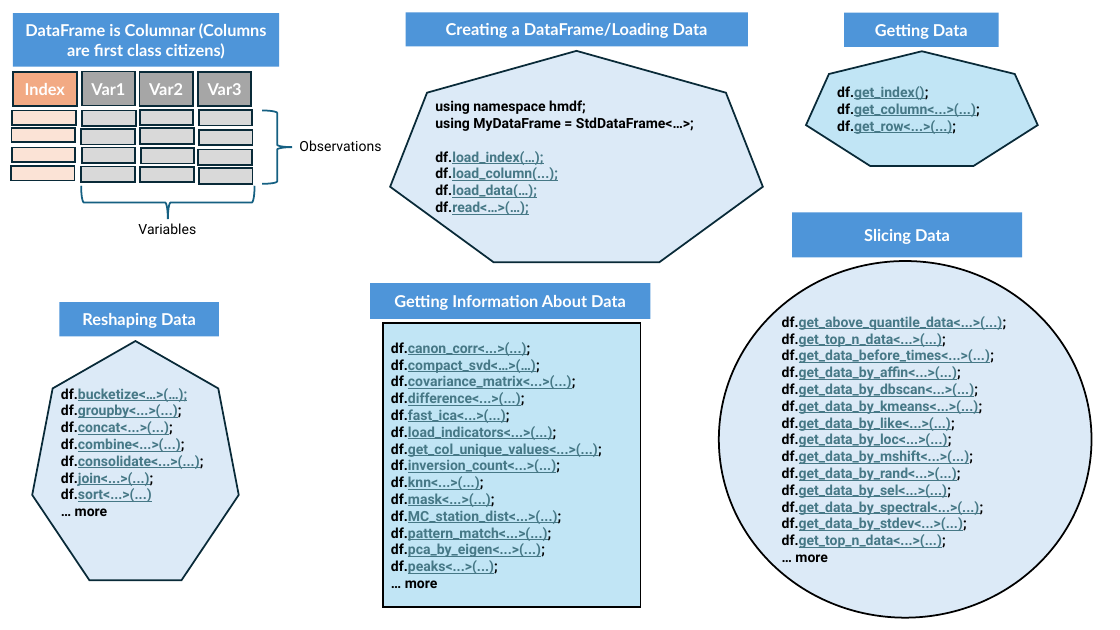
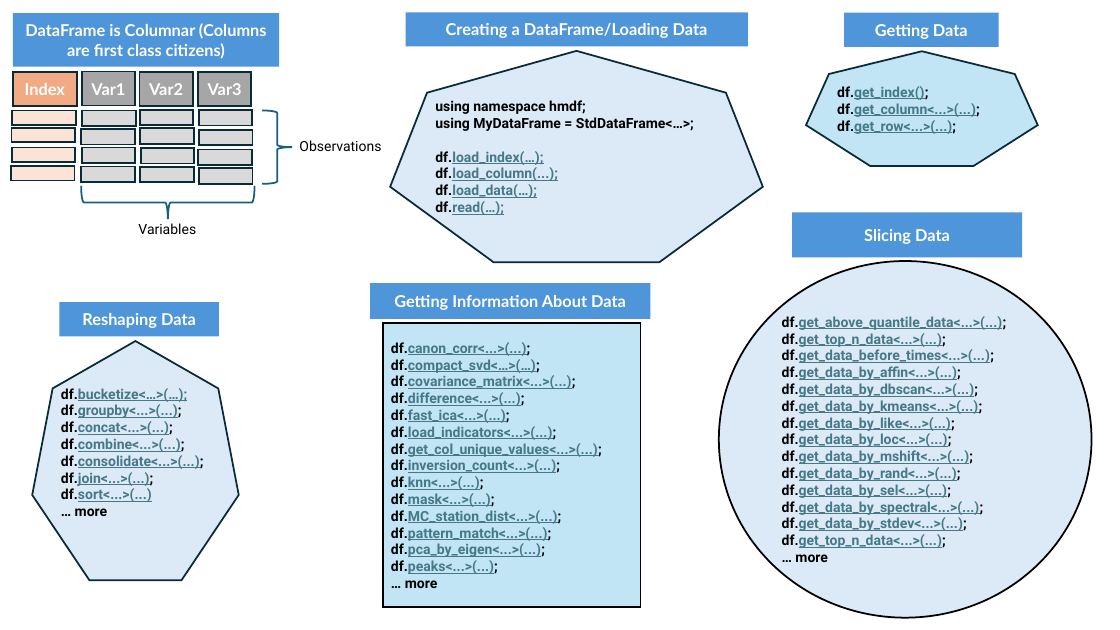
Before and after one commit to hosseinmoein/DataFrame, a slide deck: slide 1 of docs/CheatSheet.pptx. Drawn at 1120x630 pixels with LibreOffice and Linux fonts; fonts in the diff are those of the drawing. Boxes give left, top, right and bottom in pixels: in the first picture for what was removed or moved away, otherwise in the second. Text is boxed around its words. In the diff, an @@ line names an element or a change of style, - is before the commit and + after.

```diff
--- a/docs/CheatSheet.pptx
+++ b/docs/CheatSheet.pptx
@@ text in heptagon at (x1=435, y1=201, x2=504, y2=215): text changed @@
-df.read<…>(…);
+df.read(…);
```
Also in this commit, not shown: 1 other file.
